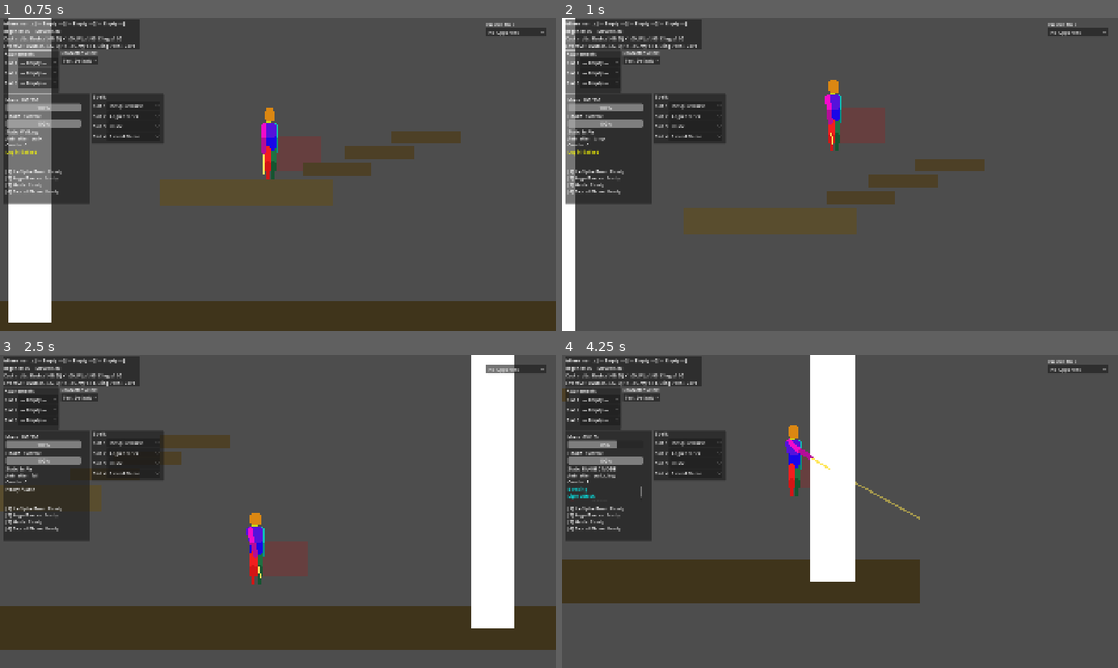
Above: before the commit, frames 1-4 (two rows, left to right).
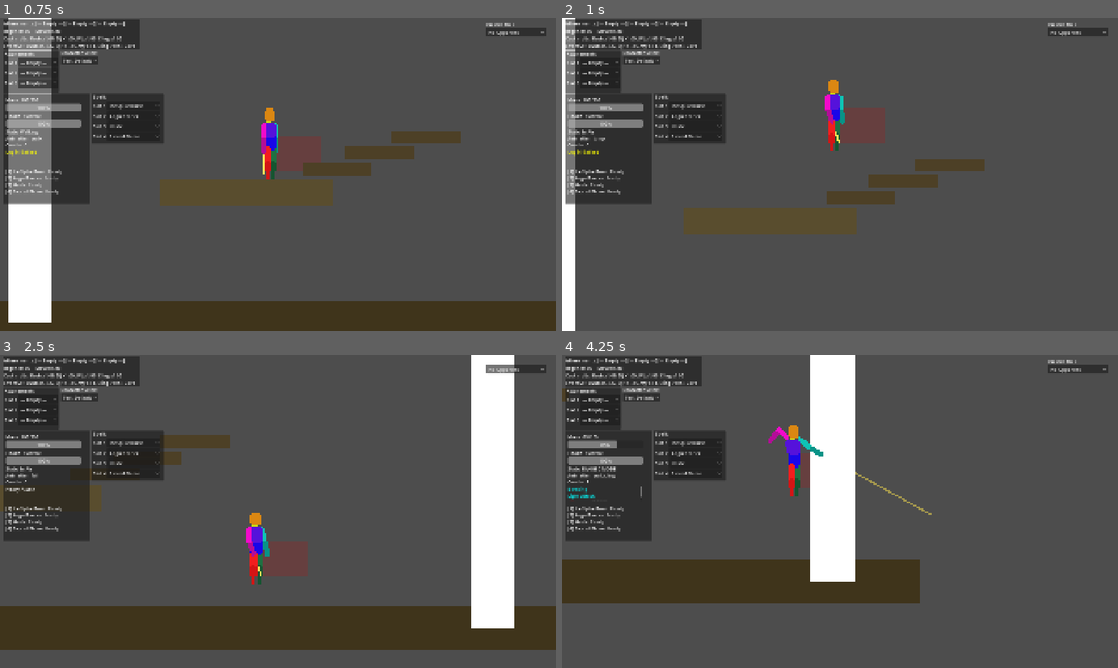
Above: after the commit, the same moments.

Repository: Korasyl/ManaBrawl
Game: Godot game, scene res://scenes/test_environment/test_environment.tscn
Same seed, same stepped clock (60 frames per second), same inputs: the game is played once before the commit and once after it.
Inputs (mouse positions are in pixels of both pictures, inside the frame that each line leads up to):
- Up to frame 1 (0.75 s): move the mouse to (400, 158) at 0.52 s; press the mouse at (400, 158) at 0.53 s; hold D (move_right) from 0.53 s (still down)
- Up to frame 2 (1 s): keep holding D (move_right); tap W (jump) at 0.77 s; right-click (962, 158) at 0.8 s
- Up to frame 3 (2.5 s): move the mouse to (166, 527) at 1.27 s; release the mouse at (166, 527) at 1.28 s; right-click (166, 527) at 1.35 s; tap W (jump) at 1.52 s; click (166, 527) at 1.55 s; move the mouse to (333, 442) at 2.02 s; release D (move_right) at 2.03 s; hold A (move_left) from 2.03 s (still down); hold Alt (block) from 2.03 s (still down); right-click (333, 442) at 2.3 s
- Up to frame 4 (4.25 s): move the mouse to (812, 574) at 2.77 s; release A (move_left) at 2.78 s; release Alt (block) at 2.78 s; hold D (move_right) from 2.78 s (still down); tap S (crouch) at 2.85 s; tap W (jump) at 3.02, 3.77 s; click (812, 574) at 3.05 s; move the mouse to (1006, 558) at 3.52 s; hold Right mouse button (ranged_mode) from 3.53 s (still down); tap Space (dash) at 3.6 s

Frame 1 is identical in both runs. In frame 2, less than 0.1% of the frame differs, in the area x 47-51%, y 24-41%; in frame 3, 0.1%; in frame 4, 0.5%, in the area x 37-67%, y 22-53%.

Commit message:
Add wand casting animations with fencer offhand pose
Ranged mode casting system:
- Back hand holds wand, back arm aims at cursor
- Front arm held in fencer offhand pose (raised behind head)
- On fire: back arm plays a wand flick one-shot, then returns to aim
- 3 distinct flick styles cycle sequentially (no repeats)

Animation infrastructure:
- WeaponPoseData.fire_animations: array of one-shot anim names cycled on
  each cast; rig advances index so the same flick never plays twice in a row
- CrayolaRig.play_aim_override_oneshot(): temporarily suppresses code-driven
  aim on specified arm(s) so a one-shot animation can drive them
- CrayolaRig.play_cast_animation(): convenience method that reads
  fire_animations from the active weapon pose and cycles through them
- _oneshot_aim_override bitmask cleared on animation finish

New assets:
- arm_fencer_offhand: looping front arm pose with subtle breathing sway
- oneshot_wand_cast_1: quick wrist snap (small, sharp)
- oneshot_wand_cast_2: sweeping elbow flick (wider arc)
- oneshot_wand_cast_3: overhead flourish (dramatic wind-up)
- crayola_ranged_pose.tres: WeaponPoseData for casting stance

https://claude.ai/code/session_01UfKEibrkLfffK8tkVG9mJj

Diff:
--- a/characters/player.gd
+++ b/characters/player.gd
@@ -1798,9 +1798,10 @@
 	if debug_hud:
 		debug_hud.log_action("[color=yellow]%s[/color]" % mode.mode_name)
 
-	# Advance arm sequence for rigs using alternating weapon hands.
+	# Advance arm sequence and play fire/cast animation.
 	if crayola_rig:
 		crayola_rig.advance_sequence()
+		crayola_rig.play_cast_animation()
 
 func _get_ranged_target_near_cursor(max_range_from_cursor: float, allow_self: bool = true, check_los: bool = false) -> Node:
 	var mouse_pos := get_global_mouse_position()
@@ -2189,6 +2190,9 @@
 		"targeted":
 			_fire_targeted_projectile(spell, target_body)
 
+	if crayola_rig:
+		crayola_rig.play_cast_animation()
+
 	suppress_light_attack_release_once = true
 	post_spell_melee_lockout_timer = POST_SPELL_MELEE_LOCKOUT
 
--- a/characters/rigs/crayola_default_rig.tscn
+++ b/characters/rigs/crayola_default_rig.tscn
@@ -34,13 +34,122 @@
 resource_name = "oneshot_light_attack"
 length = 0.3
 
+[sub_resource type="Animation" id="Animation_arm_fencer_offhand"]
+resource_name = "arm_fencer_offhand"
+length = 2.0
+loop_mode = 1
+tracks/0/type = "value"
+tracks/0/imported = false
+tracks/0/enabled = true
+tracks/0/path = NodePath("StomachPivot/ChestPivot/FrontArmPivot:rotation")
+tracks/0/interp = 2
+tracks/0/keys = {
+"times": PackedFloat32Array(0, 1, 2),
+"transitions": PackedFloat32Array(1, 1, 1),
+"update": 0,
+"values": [2.3, 2.35, 2.3]
+}
+tracks/1/type = "value"
+tracks/1/imported = false
+tracks/1/enabled = true
+tracks/1/path = NodePath("StomachPivot/ChestPivot/FrontArmPivot/FrontForearmPivot:rotation")
+tracks/1/interp = 2
+tracks/1/keys = {
+"times": PackedFloat32Array(0, 1, 2),
+"transitions": PackedFloat32Array(1, 1, 1),
+"update": 0,
+"values": [-1.6, -1.65, -1.6]
+}
+
+[sub_resource type="Animation" id="Animation_oneshot_wand_cast_1"]
+resource_name = "oneshot_wand_cast_1"
+length = 0.3
+tracks/0/type = "value"
+tracks/0/imported = false
+tracks/0/enabled = true
+tracks/0/path = NodePath("StomachPivot/ChestPivot/BackArmPivot:rotation")
+tracks/0/interp = 1
+tracks/0/keys = {
+"times": PackedFloat32Array(0, 0.07, 0.15, 0.3),
+"transitions": PackedFloat32Array(1, 0.5, 3, 1.5),
+"update": 0,
+"values": [-1.0, -0.85, -1.25, -1.0]
+}
+tracks/1/type = "value"
+tracks/1/imported = false
+tracks/1/enabled = true
+tracks/1/path = NodePath("StomachPivot/ChestPivot/BackArmPivot/BackForearmPivot:rotation")
+tracks/1/interp = 1
+tracks/1/keys = {
+"times": PackedFloat32Array(0, 0.07, 0.15, 0.3),
+"transitions": PackedFloat32Array(1, 0.5, 3, 1.5),
+"update": 0,
+"values": [-0.2, 0.3, -0.6, -0.2]
+}
+
+[sub_resource type="Animation" id="Animation_oneshot_wand_cast_2"]
+resource_name = "oneshot_wand_cast_2"
+length = 0.3
+tracks/0/type = "value"
+tracks/0/imported = false
+tracks/0/enabled = true
+tracks/0/path = NodePath("StomachPivot/ChestPivot/BackArmPivot:rotation")
+tracks/0/interp = 1
+tracks/0/keys = {
+"times": PackedFloat32Array(0, 0.08, 0.17, 0.3),
+"transitions": PackedFloat32Array(1, 0.5, 3, 1.5),
+"update": 0,
+"values": [-1.0, -0.65, -1.5, -1.0]
+}
+tracks/1/type = "value"
+tracks/1/imported = false
+tracks/1/enabled = true
+tracks/1/path = NodePath("StomachPivot/ChestPivot/BackArmPivot/BackForearmPivot:rotation")
+tracks/1/interp = 1
+tracks/1/keys = {
+"times": PackedFloat32Array(0, 0.08, 0.17, 0.3),
+"transitions": PackedFloat32Array(1, 0.5, 3, 1.5),
+"update": 0,
+"values": [-0.2, 0.4, -0.7, -0.2]
+}
+
+[sub_resource type="Animation" id="Animation_oneshot_wand_cast_3"]
+resource_name = "oneshot_wand_cast_3"
+length = 0.3
+tracks/0/type = "value"
+tracks/0/imported = false
+tracks/0/enabled = true
+tracks/0/path = NodePath("StomachPivot/ChestPivot/BackArmPivot:rotation")
+tracks/0/interp = 1
+tracks/0/keys = {
+"times": PackedFloat32Array(0, 0.09, 0.18, 0.3),
+"transitions": PackedFloat32Array(1, 0.5, 3.5, 1.5),
+"update": 0,
+"values": [-1.0, -0.5, -1.6, -1.0]
+}
+tracks/1/type = "value"
+tracks/1/imported = false
+tracks/1/enabled = true
+tracks/1/path = NodePath("StomachPivot/ChestPivot/BackArmPivot/BackForearmPivot:rotation")
+tracks/1/interp = 1
+tracks/1/keys = {
+"times": PackedFloat32Array(0, 0.09, 0.18, 0.3),
+"transitions": PackedFloat32Array(1, 0.5, 3.5, 1.5),
+"update": 0,
+"values": [-0.2, 0.5, -0.85, -0.2]
+}
+
 [sub_resource type="AnimationLibrary" id="AnimationLibrary_1"]
 _data = {
+&"arm_fencer_offhand": SubResource("Animation_arm_fencer_offhand"),
 &"arm_hip_rest": SubResource("Animation_arm_hip_rest"),
 &"arm_wand_ready": SubResource("Animation_arm_wand_ready"),
 &"idle": SubResource("Animation_idle"),
 &"oneshot_heavy_attack": SubResource("Animation_oneshot_heavy_attack"),
-&"oneshot_light_attack": SubResource("Animation_oneshot_light_attack")
+&"oneshot_light_attack": SubResource("Animation_oneshot_light_attack"),
+&"oneshot_wand_cast_1": SubResource("Animation_oneshot_wand_cast_1"),
+&"oneshot_wand_cast_2": SubResource("Animation_oneshot_wand_cast_2"),
+&"oneshot_wand_cast_3": SubResource("Animation_oneshot_wand_cast_3")
 }
 
 [node name="CrayolaRig" type="Node2D" unique_id=87643186]
--- a/resources/ranged_modes/default_free_aim.tres
+++ b/resources/ranged_modes/default_free_aim.tres
@@ -1,7 +1,7 @@
 [gd_resource type="Resource" script_class="RangedModeData" format=3 uid="uid://bklsp5uj1r7r3"]
 
 [ext_resource type="Script" uid="uid://k6koplk8b1p2" path="res://scripts/combat/ranged_mode_data.gd" id="1_rmd"]
-[ext_resource type="Resource" path="res://resources/weapon_poses/crayola_default_pose.tres" id="2_pose"]
+[ext_resource type="Resource" path="res://resources/weapon_poses/crayola_ranged_pose.tres" id="2_pose"]
 
 [resource]
 script = ExtResource("1_rmd")
--- /dev/null
+++ b/resources/weapon_poses/crayola_ranged_pose.tres
@@ -0,0 +1,12 @@
+[gd_resource type="Resource" script_class="WeaponPoseData" format=3]
+
+[ext_resource type="Script" uid="uid://cad4mr7qyx4d1" path="res://scripts/resources/weapon_pose_data.gd" id="1_pose"]
+[ext_resource type="PackedScene" path="res://characters/weapons/crayola_wand.tscn" id="2_weapon"]
+
+[resource]
+script = ExtResource("1_pose")
+aim_arm_flags = 2
+front_arm_animation = &"arm_fencer_offhand"
+weapon_scene = ExtResource("2_weapon")
+weapon_hand = "Back"
+fire_animations = Array[StringName]([&"oneshot_wand_cast_1", &"oneshot_wand_cast_2", &"oneshot_wand_cast_3"])
--- a/scripts/resources/weapon_pose_data.gd
+++ b/scripts/resources/weapon_pose_data.gd
@@ -85,6 +85,13 @@
 ## How quickly arms blend into this pose (seconds). 0 = instant snap.
 @export var blend_in_time: float = 0.15
 
+## One-shot animations to play when firing/casting in this pose.
+## The weapon arm(s) temporarily switch from code-driven aim to
+## animation-driven for the duration. The rig cycles through these
+## sequentially so the same animation never plays twice in a row.
+## e.g., ["oneshot_wand_cast_1", "oneshot_wand_cast_2", "oneshot_wand_cast_3"]
+@export var fire_animations: Array[StringName] = []
+
 ## Animation to play as a one-shot when ENTERING this weapon state.
 ## e.g., "draw_flintlock", "open_tome". Leave empty for no transition.
 @export var enter_animation: StringName = &""
--- a/scripts/visuals/crayola_rig.gd
+++ b/scripts/visuals/crayola_rig.gd
@@ -97,6 +97,13 @@
 ## Tracks the currently playing oneshot animation name (for signal filtering).
 var _active_oneshot_anim: StringName = &""
 
+## Bitmask of arms whose code-driven aim is suppressed by an active one-shot.
+## Reset to 0 when the one-shot finishes.
+var _oneshot_aim_override: int = 0
+
+## Cycles through fire_animations so the same one never plays twice in a row.
+var _fire_anim_index: int = -1
+
 # ---- Node References ----
 # Subclasses can override these paths if their hierarchy differs.
 
@@ -307,9 +314,10 @@
 	if previous and previous.exit_animation != &"":
 		_play_oneshot(previous.exit_animation)
 
-	# Reset sequence
+	# Reset sequence and fire animation cycle
 	_sequence_index = 0
 	_sequence_auto_timer = 0.0
+	_fire_anim_index = -1
 
 	# Determine blend targets from flags (or first sequence step).
 	# Auto-derive from weapon_hand when aim_arm_flags is 0 (None) so the
@@ -422,6 +430,9 @@
 	if flags == 0:
 		flags = _derive_aim_flags_from_weapon_hand()
 
+	# Suppress code aim on arms overridden by an active one-shot (e.g., cast animation).
+	flags = flags & ~_oneshot_aim_override
+
 	var weapon_hand := _get_current_weapon_hand()
 	var both_handed := weapon_hand == "Both"
 	var primary_is_front := true
@@ -496,6 +507,24 @@
 func get_aim_origin() -> Vector2:
 	return chest_pivot.global_position
 
+## Play a one-shot animation that temporarily overrides code-driven aim
+## on the specified arms. Use for cast/attack animations during ranged mode.
+## override_flags: bitmask of arms to suppress (1=Front, 2=Back, 3=Both).
+func play_aim_override_oneshot(anim_name: StringName, override_flags: int = 3) -> void:
+	_oneshot_aim_override = override_flags
+	_play_oneshot(anim_name)
+
+## Play the next fire/cast animation from the active WeaponPoseData.
+## Cycles sequentially through fire_animations so the same one never repeats.
+## Automatically suppresses code aim on the weapon arm(s) for the duration.
+func play_cast_animation() -> void:
+	if _active_weapon_pose == null or _active_weapon_pose.fire_animations.is_empty():
+		return
+	var anims := _active_weapon_pose.fire_animations
+	_fire_anim_index = (_fire_anim_index + 1) % anims.size()
+	var override_flags := _derive_aim_flags_from_weapon_hand()
+	play_aim_override_oneshot(anims[_fire_anim_index], override_flags)
+
 # ========================================================================
 # INTERNAL
 # ========================================================================
@@ -611,6 +640,7 @@
 	# Only emit for oneshot/transition animations, not looping body anims.
 	if anim_name == _active_oneshot_anim:
 		_active_oneshot_anim = &""
+		_oneshot_aim_override = 0
 		transition_finished.emit(anim_name)
 
 # ---- Weapon Management ----
